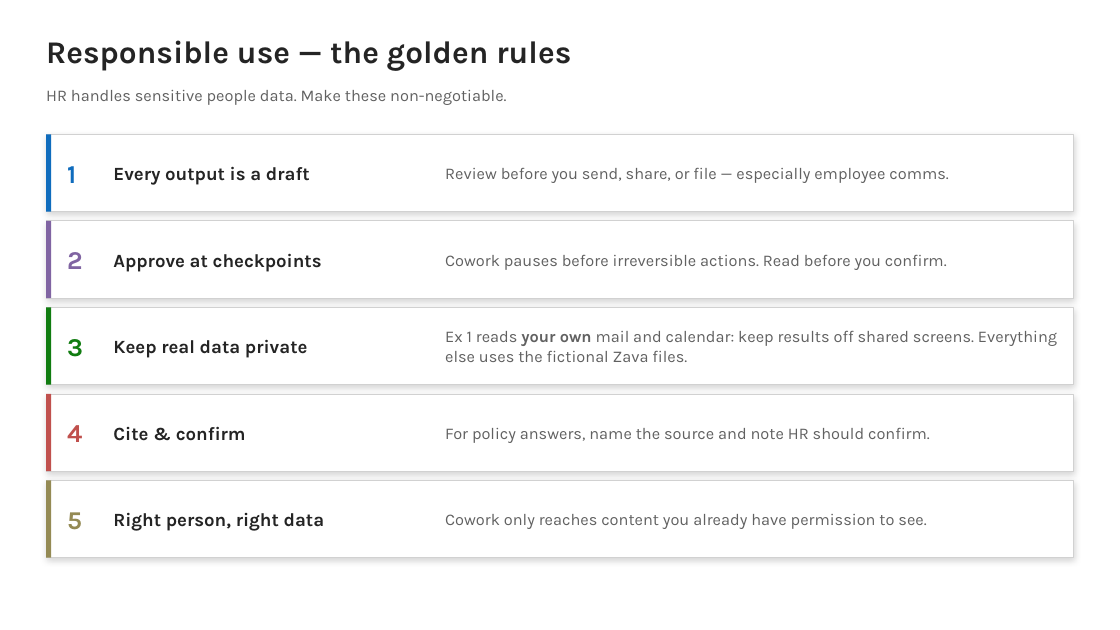
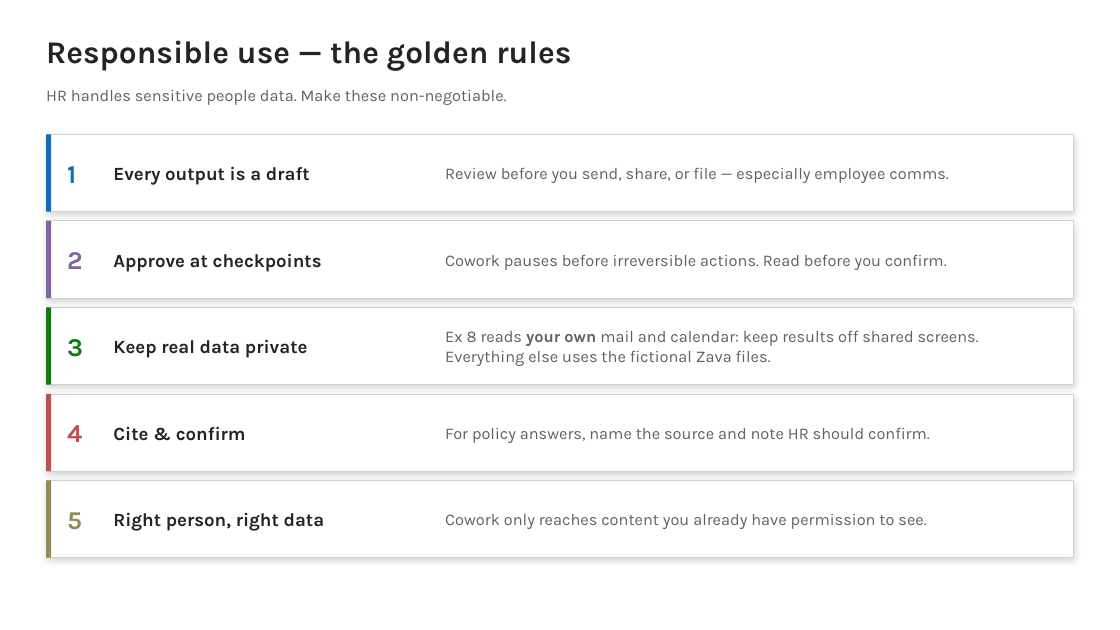
Before and after one commit to ragage/ai_hr_cowork_workshop, a slide deck: slide 14 of instructor/instructor-deck.pptx. Drawn at 1120x630 pixels with LibreOffice and Linux fonts; fonts in the diff are those of the drawing. Boxes give left, top, right and bottom in pixels: in the first picture for what was removed or moved away, otherwise in the second. Text is boxed around its words. In the diff, an @@ line names an element or a change of style, - is before the commit and + after.

```diff
--- a/instructor/instructor-deck.pptx
+++ b/instructor/instructor-deck.pptx
@@ text at box(445, 331, 979, 366): text changed @@
-Ex 1 reads your own mail and calendar: keep results off shared screens. Everything else uses the fictional Zava files.
+Ex 8 reads your own mail and calendar: keep results off shared screens. Everything else uses the fictional Zava files.
```
Also in this commit, not shown: 43 other slides changed, 1 slide added, 55 other files.
